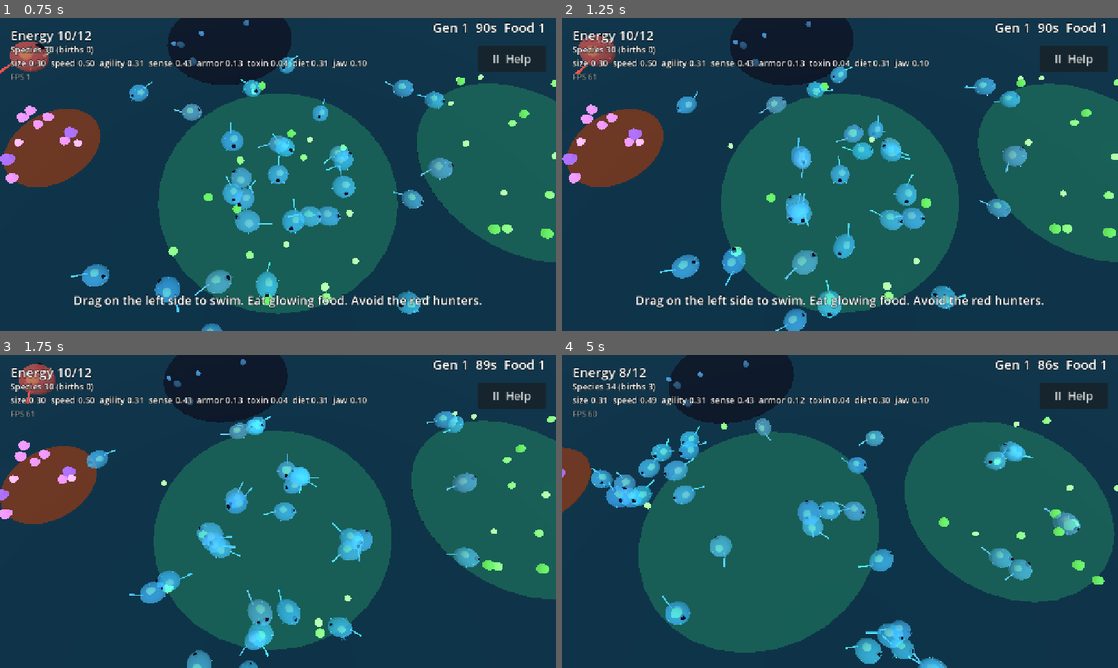
Above: before the commit, frames 1-4 (two rows, left to right).
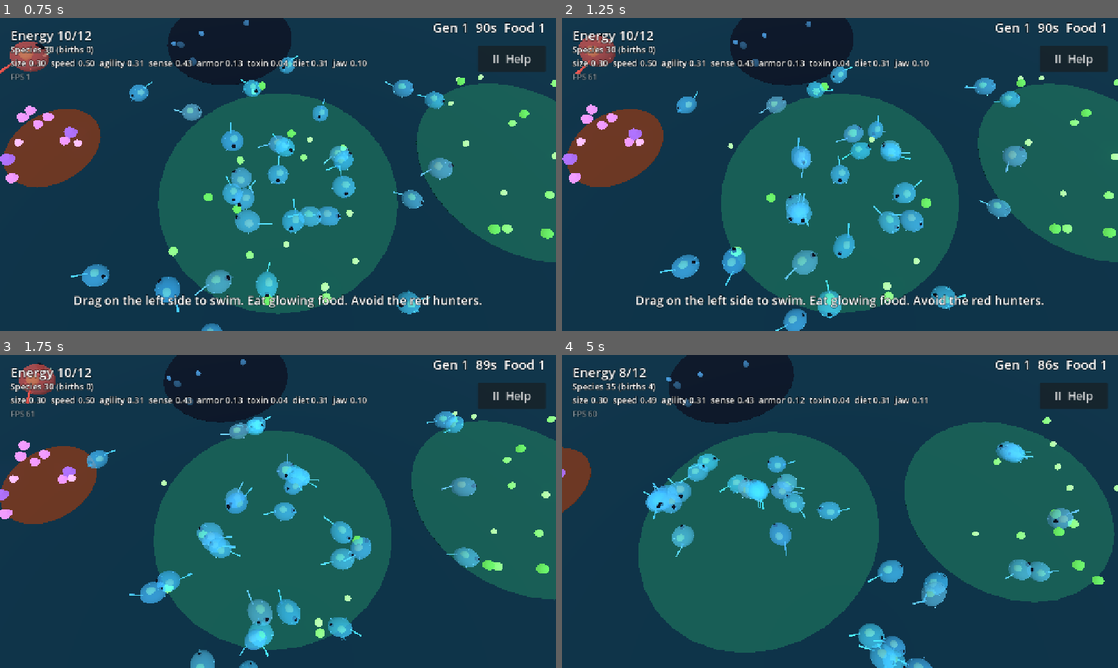
Above: after the commit, the same moments.

Repository: drag0nblad3/Sporelike-
Game: Godot game, scene res://scenes/main.tscn
Same seed, same stepped clock (60 frames per second), same inputs: the game is played once before the commit and once after it.
Inputs (mouse positions are in pixels of both pictures, inside the frame that each line leads up to):
- Up to frame 1 (0.75 s): click "New Game" at 0.5 s
- Up to frame 2 (1.25 s): no input
- Up to frame 3 (1.75 s): move the mouse to (400, 495) at 1.27 s; hold Right (ui_right) from 1.28 s (still down); click (400, 495) at 1.42 s
- Up to frame 4 (5 s): release Right (ui_right) at 2 s; drag from (728, 527) to (812, 574) at 2.02 s; move the mouse to (895, 442) at 2.77 s; hold Right (ui_right) 2.78-3.5 s; drag from (812, 574) to (673, 464) at 3.52 s; move the mouse to (1006, 558) at 4.27 s; hold Left (ui_left) from 4.28 s (still down)

Frame 1 is identical in both runs. In frame 2, 0.5% of the frame differs, in the area x 37-66%, y 25-69%; in frame 3, 1.1%; in frame 4, 9.1%, in the area x 5-94%, y 8-100%.

Commit message:
Search for food four times a second and slow progress for big species
AI cells keep steering toward their chosen food every frame but only
search for new food every 0.25 s, staggered, which keeps the larger
population cheaper on phones. Multicellular progress weighs population
less, since the species is now about twice as big.

Co-Authored-By: Claude Opus 5.5 <noreply@anthropic.com>
Claude-Session: https://claude.ai/code/session_01LRZhwzL1ScNEsSmFRd9Hjh

Diff:
--- a/scripts/core/evolution_progress.gd
+++ b/scripts/core/evolution_progress.gd
@@ -5,14 +5,14 @@
 ## player earn points; reaching GOAL unlocks the next stage.
 
 const GOAL := 100.0
-const MAX_PER_GENERATION := 20.0
+const MAX_PER_GENERATION := 15.0
 
 var points := 0.0
 
 
 ## Adds this generation's points and returns how many were earned.
 func add_generation(stats: GenerationStats) -> float:
-	var earned := 4.0 + 0.4 * stats.end_population + 0.5 * stats.food_eaten
+	var earned := 4.0 + 0.15 * stats.end_population + 0.5 * stats.food_eaten
 	if stats.end_population == 0:
 		earned = 0.0
 	earned = minf(earned, MAX_PER_GENERATION)
--- a/scripts/creatures/species_cell.gd
+++ b/scripts/creatures/species_cell.gd
@@ -6,11 +6,16 @@
 
 const FORAGE_CHOICES := 3
 const FORAGE_GIVE_UP := 12.0
+## Seconds between food searches; steering toward the chosen food happens
+## every frame. Keeps a big population cheap on phones.
+const SEARCH_INTERVAL := 0.25
 
 var ecosystem: Ecosystem
 
 var _forage_target := Vector2.ZERO
 var _forage_timer := 0.0
+var _food: FoodItem
+var _search_timer := randf() * SEARCH_INTERVAL
 
 
 func think(delta: float) -> void:
@@ -21,9 +26,12 @@
 		move_input = (me - threat.flat_pos()).normalized()
 		return
 
-	var food := ecosystem.food.best_for(self)
-	if food:
-		move_input = (food.flat_pos() - me).normalized()
+	_search_timer -= delta
+	if _search_timer <= 0.0 or not _food_still_there():
+		_search_timer = SEARCH_INTERVAL
+		_food = ecosystem.food.best_for(self)
+	if _food_still_there():
+		move_input = (_food.flat_pos() - me).normalized()
 		return
 
 	_forage_timer -= delta
@@ -45,3 +53,7 @@
 		return
 	var patch: FoodPatch = patches[randi() % count]
 	_forage_target = patch.random_point(ecosystem.rng)
+
+
+func _food_still_there() -> bool:
+	return is_instance_valid(_food) and not _food.is_queued_for_deletion()
